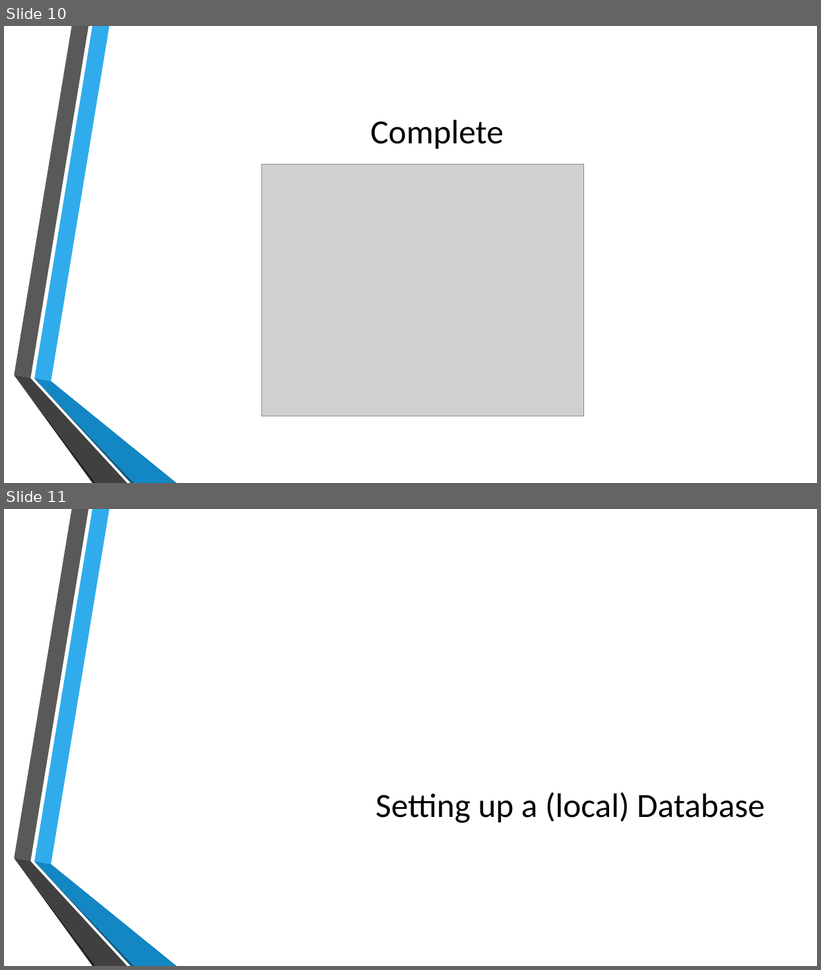
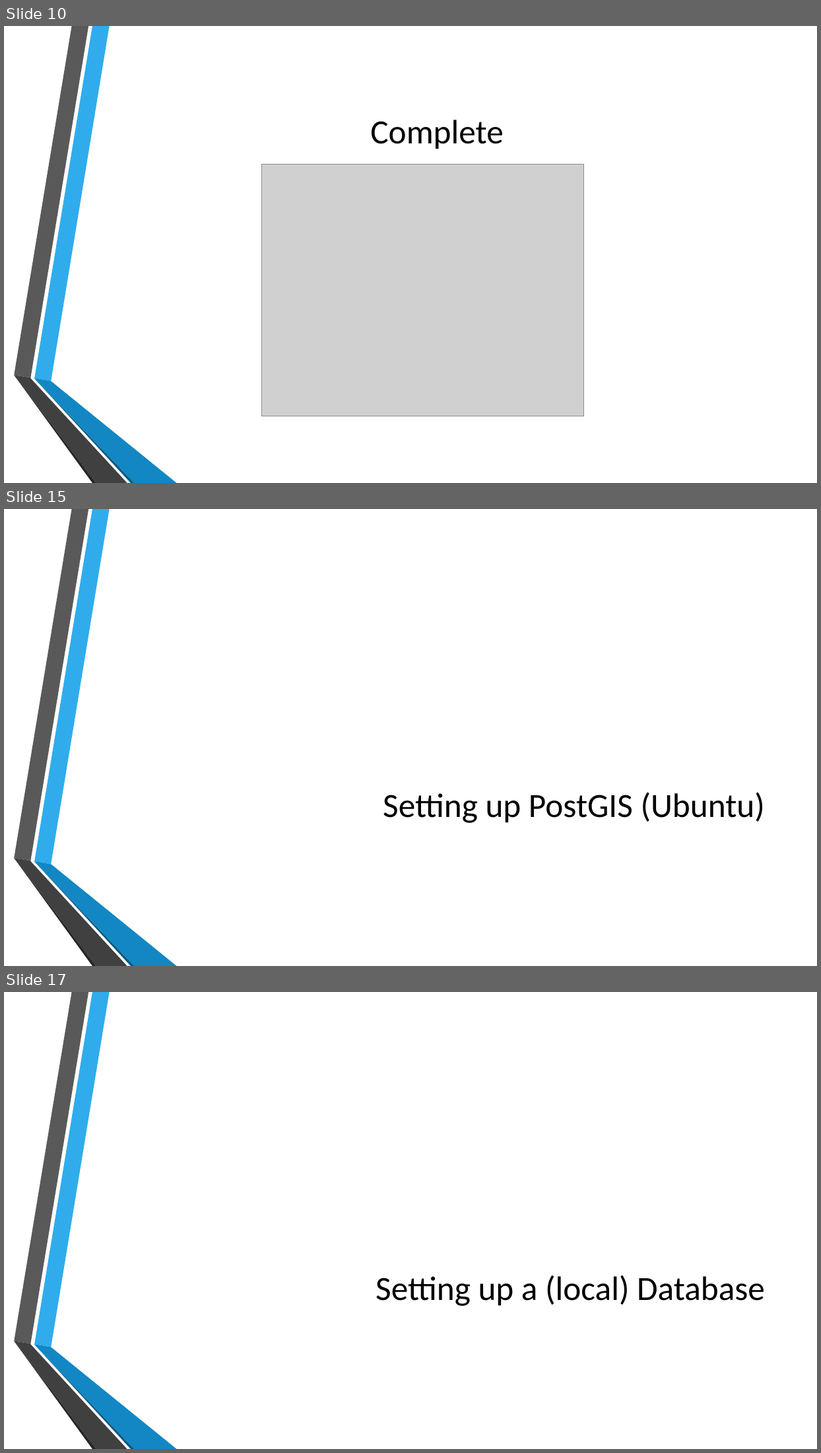
Before and after one commit to MGIS-UMN/GIS5577_week1, a slide deck: Setting_up_PostgreSQL.odp. Shown one above the other, each under a label of ours: slides 10 and 11 before the commit, slides 10, 15 and 17 after it; the slides between them are not shown. The pictures are 821x970 and 821x1453 pixels, drawn with LibreOffice and Linux fonts; fonts in the diff are those of the drawing; grey boxes stand for pictures; background and template pictures are left out. Boxes give left, top, right and bottom in pixels: in the first picture for what was removed or moved away, otherwise in the second. Text is boxed around its words. In the diff, an @@ line names an element or a change of style, - is before the commit and + after.

Commit message:
Updated with install images for Mac and commands for Ubuntu

```diff
--- a/Setting_up_PostgreSQL.odp
+++ b/Setting_up_PostgreSQL.odp
@@ slide 15 added at [4,509,817,966], background picture (left out); not listed: 6 template elements that a slide beside it also shows @@
@@ title added at [383,792,765,823], 40 pt, text #000000 @@
+Setting up PostGIS (Ubuntu)
@@ what was slide 11 is now slide 17 @@
```
Also in this commit, not shown: 5 other slides added.
